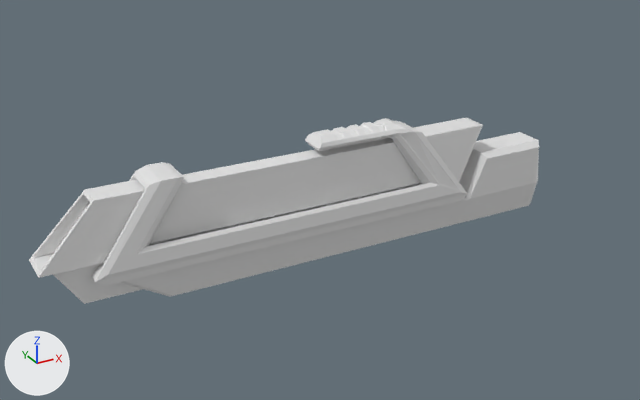
Before and after pictures for a commit that changed the Blender file Assets/Anson/Model/Gun Models/EnergyRifle.blend.
Camera for both pictures: a 50 mm camera at (-8.32, -10.6, 5.69) aimed at (-2.44, 0.1, 0.35). Every picture has the same lights, and +X, +Y and +Z are marked at lower left.

Names of what the first picture shows: 'BottomBarrel', 'BottomFront', 'EnergyMag', 'TopBarrel', 'TopFront'.
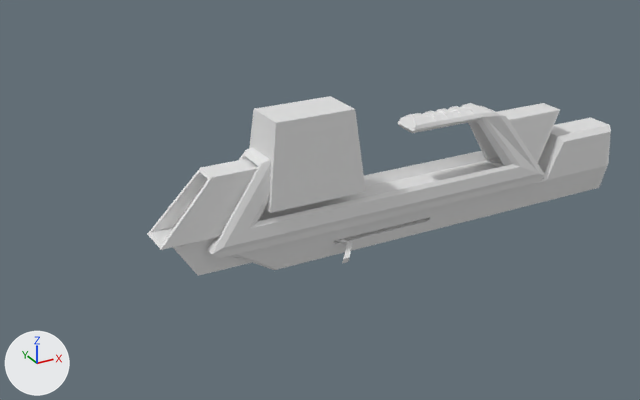
Where the newer file only moved an object's origin or applied its transform, the numbers keep the older frame.

Location of each change, (x1, y1, x2, y2) in pixels of the pictures (640 x 400 px):
'TopBarrel', moved, rescaled (10% narrower, 7% shorter): before (92, 118, 483, 286); after (207, 103, 560, 259)
'EnergyMag', mesh moved, reshaped (57% narrower, 10% taller): before (150, 138, 421, 244); after (249, 96, 366, 213)
'BottomBarrel', reshaped, moved, rescaled (10% narrower, 8% shorter): before (121, 132, 539, 297); after (233, 118, 611, 270)
'TopFront', mesh moved: before (29, 180, 145, 278); after (148, 159, 258, 250)
'BottomFront', mesh moved: before (53, 264, 143, 304); after (173, 237, 252, 276)
'Bolt', added: after (335, 239, 353, 263)

The change, as a list of edits to the scene's bpy script:
```text
Change me_cube_001:
    used by ob_bottombarrel; location = (-0.72, 0.0, -0.48); scale = (1.7, 0.326, 0.256)
    remove me_cube_001.from_pydata(...)  # 92 vertices, 91 faces; spans x -2.94..1.3, y -1.0..1.0, z 0.0..4.67
    add me_cube_001.from_pydata(...)  # 100 vertices, 99 faces; spans x -5.0..2.21, y -0.33..0.33, z 0.0..1.2
    me_cube_001 part 1: 92 vertices removed from x -2.94..1.3, y -1.0..1.0, z 0.0..4.67; 100 vertices added at x -5.0..2.21, y -0.33..0.33, z 0.0..1.2
Change me_cube_006:
    where me_cube_006.from_pydata(...)  # 26 vertices, 24 faces; spans x -1.62..1.59, y -1.06..1.06, z -1.0..1.79
    used by ob_bottomfront; location = (-5.62, 0.0, -0.07); scale = (0.547, 0.179, 0.213)
    me_cube_006 part 2: the whole mesh is moved by (2.94, 0.0, 0.0)
Change me_cube_005:
    where me_cube_005.from_pydata(...)  # 264 vertices, 264 faces; spans x -0.07..2.05, y -0.99..0.99, z -0.16..2.21
    used by ob_topbarrel; location = (-5.79, 0.0, 0.14); scale = (2.98, 0.442, 0.59)
    me_cube_005 part 3: the whole mesh is scaled about the mesh origin by (2.98, 0.442, 0.59)
Change me_cube_007:
    where me_cube_007.from_pydata(...)  # 16 vertices, 14 faces; spans x -4.89..4.04, y -1.34..1.34, z -1.0..3.14
    used by ob_topfront; location = (-5.66, 0.0, 0.53); scale = (0.208, 0.208, 0.208)
    me_cube_007 part 4: the whole mesh is moved by (7.73, 0.0, 0.0)
Change me_cube_009:
    where me_cube_009.from_pydata(...)  # 8 vertices, 6 faces; spans x -1.0..1.0, y -1.0..1.0, z -1.0..2.82
    used by ob_energymag; parent = ob_topbarrel; location = (-3.108, 0.0, 0.596); scale = (2.3, 0.194, 0.194)
    me_cube_009 part 5: the whole mesh is moved by (0.7, 0.0, 0.0)
Add me_cube:
    me_cube.from_pydata([(0.096, -0.092, -0.05), (0.096, -0.092, 0.05), (-0.031, 0.092, -0.031), (-0.031, 0.092, 0.031), (0.196, -0.092, -0.05), (0.196, -0.092, 0.05), (0.031, 0.092, -0.031), (0.031, 0.092, 0.031), (0.115, -0.092, -0.031), (0.115, -0.092, 0.031), (0.177, -0.092, 0.031), (0.177, -0.092, -0.031), (-0.111, -0.367, -0.05), (-0.111, -0.367, 0.05), (-0.011, -0.367, 0.05), (-0.011, -0.367, -0.05)], [], [(8, 9, 3, 2), (2, 3, 7, 6), (6, 7, 10, 11), (5, 1, 13, 14), (2, 6, 11, 8), (7, 3, 9, 10), (0, 1, 9, 8), (5, 4, 11, 10), (4, 0, 8, 11), (1, 5, 10, 9), (15, 14, 13, 12), (4, 5, 14, 15), (0, 4, 15, 12), (1, 0, 12, 13)])
Change ob_bottombarrel:
    ob_bottombarrel.scale: (1.7, 0.326, 0.256) -> (1.0, 1.0, 1.0)
    ob_bottombarrel.location: (-0.72, 0.0, -0.48) -> (0.89, 0.0, -0.48)
Change ob_topbarrel:
    ob_topbarrel.scale: (2.98, 0.442, 0.59) -> (1.0, 1.0, 1.0)
    ob_topbarrel.location: (-5.79, 0.0, 0.14) -> (-4.19, 0.0, 0.14)
Add ob_bolt:
    ob_bolt = bpy.data.objects.new('Bolt', me_cube)
    ob_bolt.parent = ob_bottombarrel
    ob_bolt.matrix_parent_inverse = Matrix(((1.0, 0.0, 0.0, -0.892), (0.0, 1.0, 0.0, 0.0), (0.0, 0.0, 1.0, 0.479), (0.0, 0.0, 0.0, 1.0)))
    ob_bolt.location = (-2.329, -0.263, -0.229)
    ob_bolt.rotation_euler = (0.384, 0.0, 0.0)  # degrees (22, 0, 0)
```
